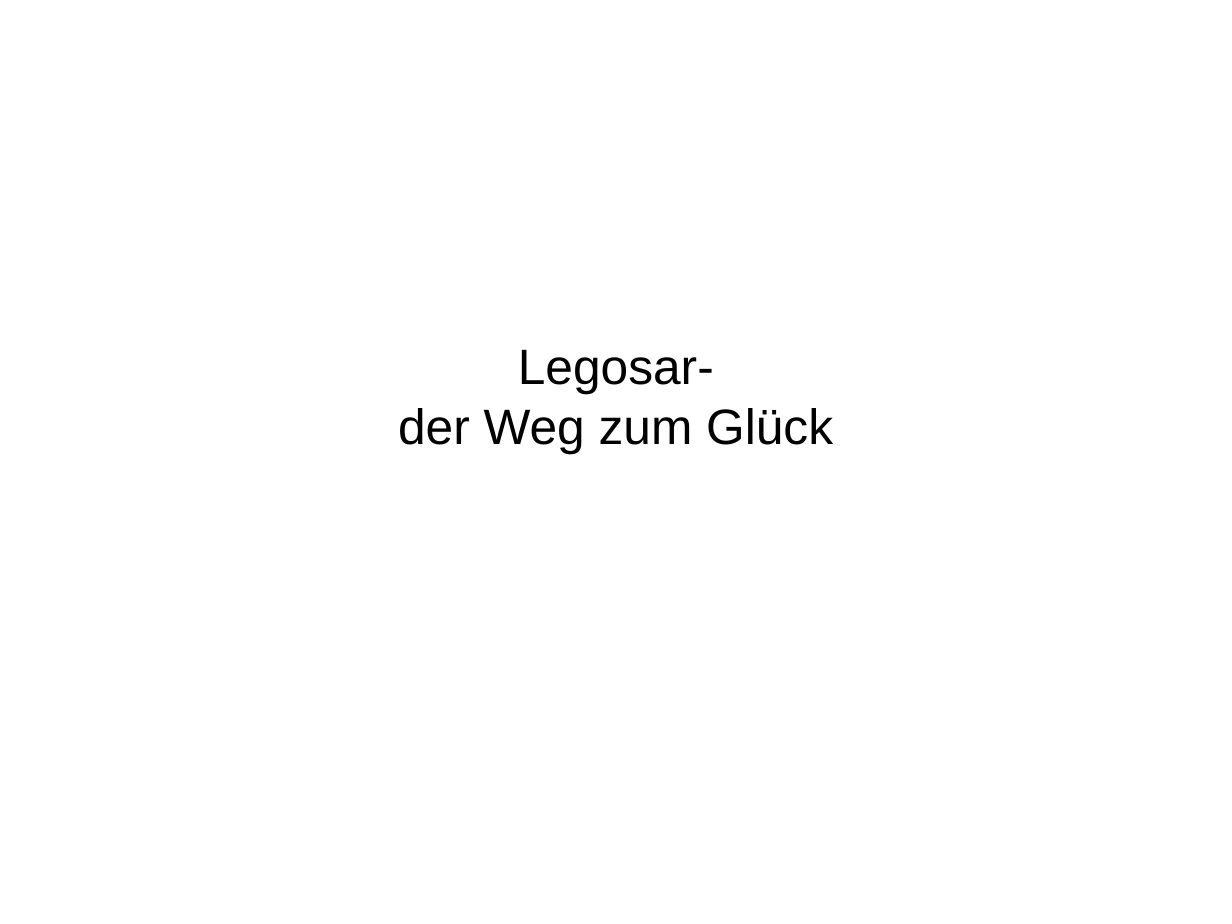
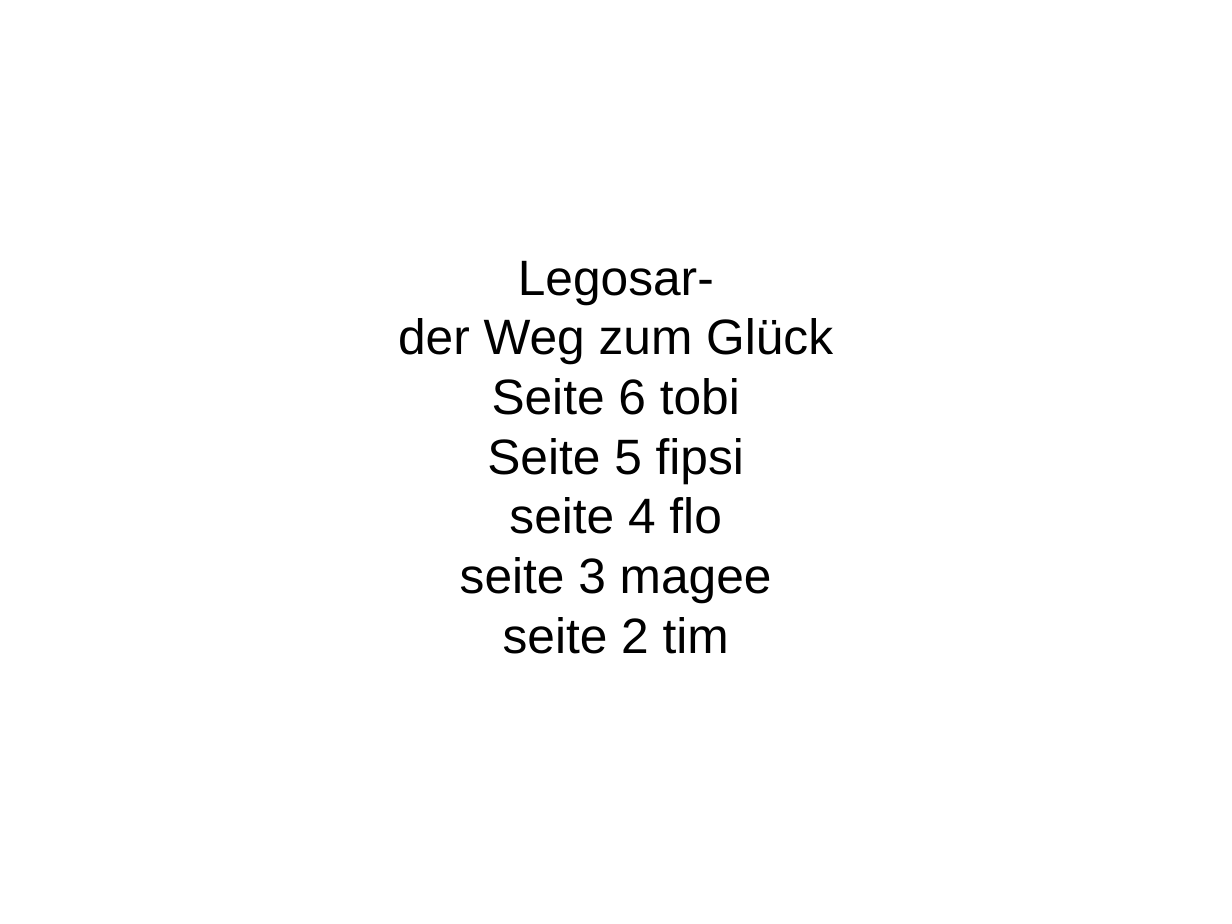
Before and after one commit to Alabamajack/YASA, a slide deck: slide 1 of Präs.odp. Drawn at 1232x924 pixels with LibreOffice and Linux fonts; fonts in the diff are those of the drawing. Boxes give left, top, right and bottom in pixels: in the first picture for what was removed or moved away, otherwise in the second. Text is boxed around its words. In the diff, an @@ line names an element or a change of style, - is before the commit and + after.

```diff
--- a/Präs.odp
+++ b/Präs.odp
@@ subtitle "Legosar-": place and size @@
-subtitle "Legosar-" at [398,349,833,453]
+subtitle "Legosar-" at [398,260,833,654]
@@ subtitle at [460,378,772,654]: paragraphs added @@
+Seite 6 tobi
+Seite 5 fipsi
+seite 4 flo
+seite 3 magee
+seite 2 tim
```
Also in this commit, not shown: 1 slide added.
